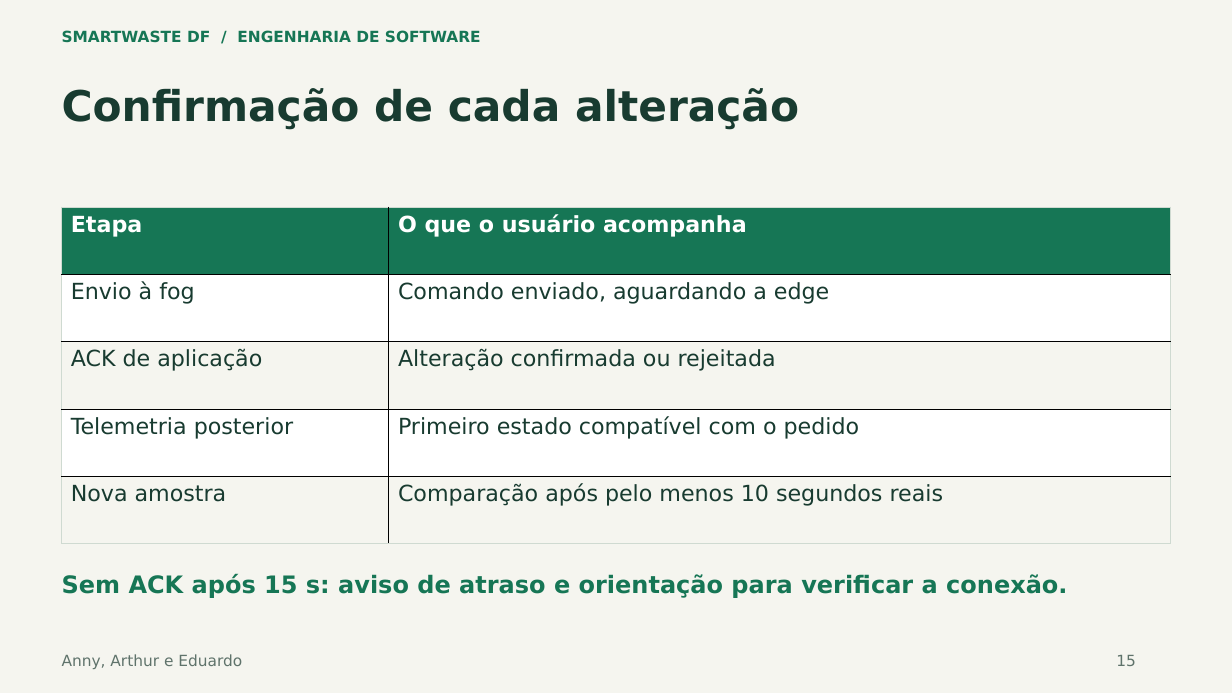
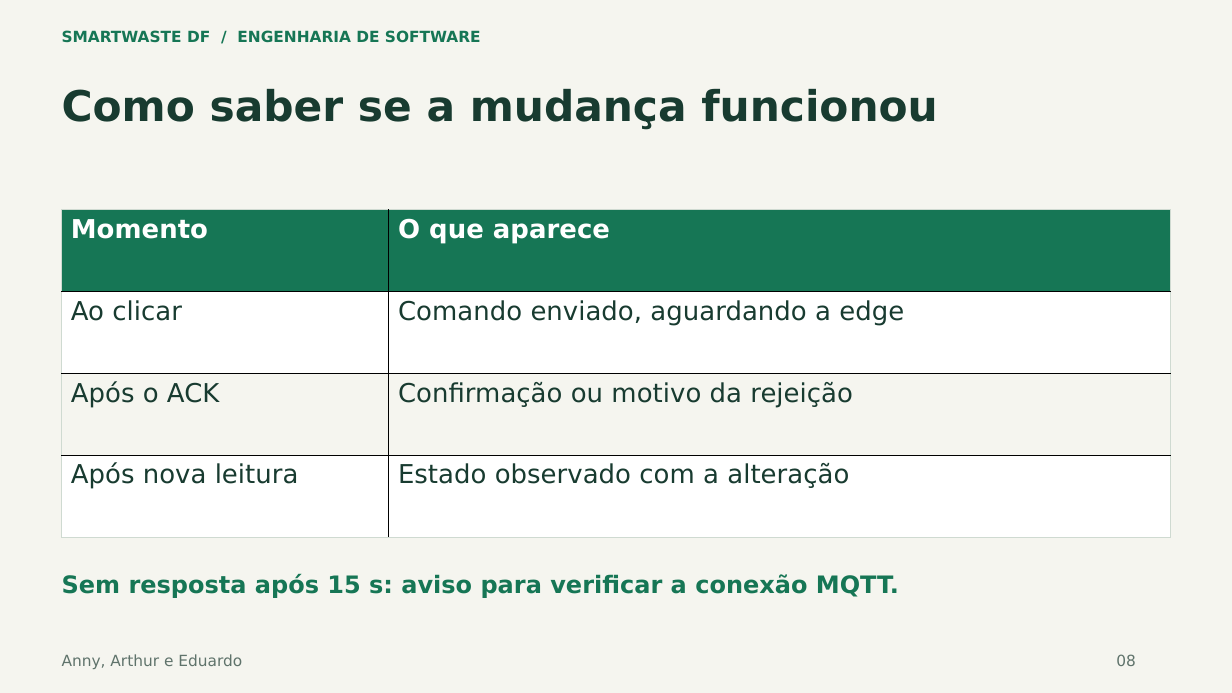
Before and after one commit to annygabb/IoT---Coleta, a slide deck: slide 8 of docs/entrega/SmartWaste_Apresentacao_Atualizada.pptx (slide 15 before the commit). Drawn at 1232x693 pixels with LibreOffice and Linux fonts; fonts in the diff are those of the drawing. Boxes give left, top, right and bottom in pixels: in the first picture for what was removed or moved away, otherwise in the second. Text is boxed around its words. In the diff, an @@ line names an element or a change of style, - is before the commit and + after.

Commit message:
docs: simplifica apresentação para dez slides com termos explicados

```diff
--- a/docs/entrega/SmartWaste_Apresentacao_Atualizada.pptx
+++ b/docs/entrega/SmartWaste_Apresentacao_Atualizada.pptx
@@ text at (x1=62, y1=89, x2=938, y2=130): text changed @@
-Confirmação de cada alteração
+Como saber se a mudança funcionou
@@ table at (x1=62, y1=210, x2=1171, y2=537) @@
-row 1: Etapa | O que o usuário acompanha
-row 2: Envio à fog | Comando enviado, aguardando a edge
-row 3: ACK de aplicação | Alteração confirmada ou rejeitada
-row 4: Telemetria posterior | Primeiro estado compatível com o pedido
-row 5: Nova amostra | Comparação após pelo menos 10 segundos reais
+row 1: Momento | O que aparece
+row 2: Ao clicar | Comando enviado, aguardando a edge
+row 3: Após o ACK | Confirmação ou motivo da rejeição
+row 4: Após nova leitura | Estado observado com a alteração
@@ text at (x1=62, y1=574, x2=899, y2=598): text changed @@
-Sem ACK após 15 s: aviso de atraso e orientação para verificar a conexão.
+Sem resposta após 15 s: aviso para verificar a conexão MQTT.
@@ text at (x1=1116, y1=654, x2=1136, y2=666): text changed @@
-15
+08
```
Also in this commit, not shown: 9 other slides changed, 10 slides removed, 1 other file.
